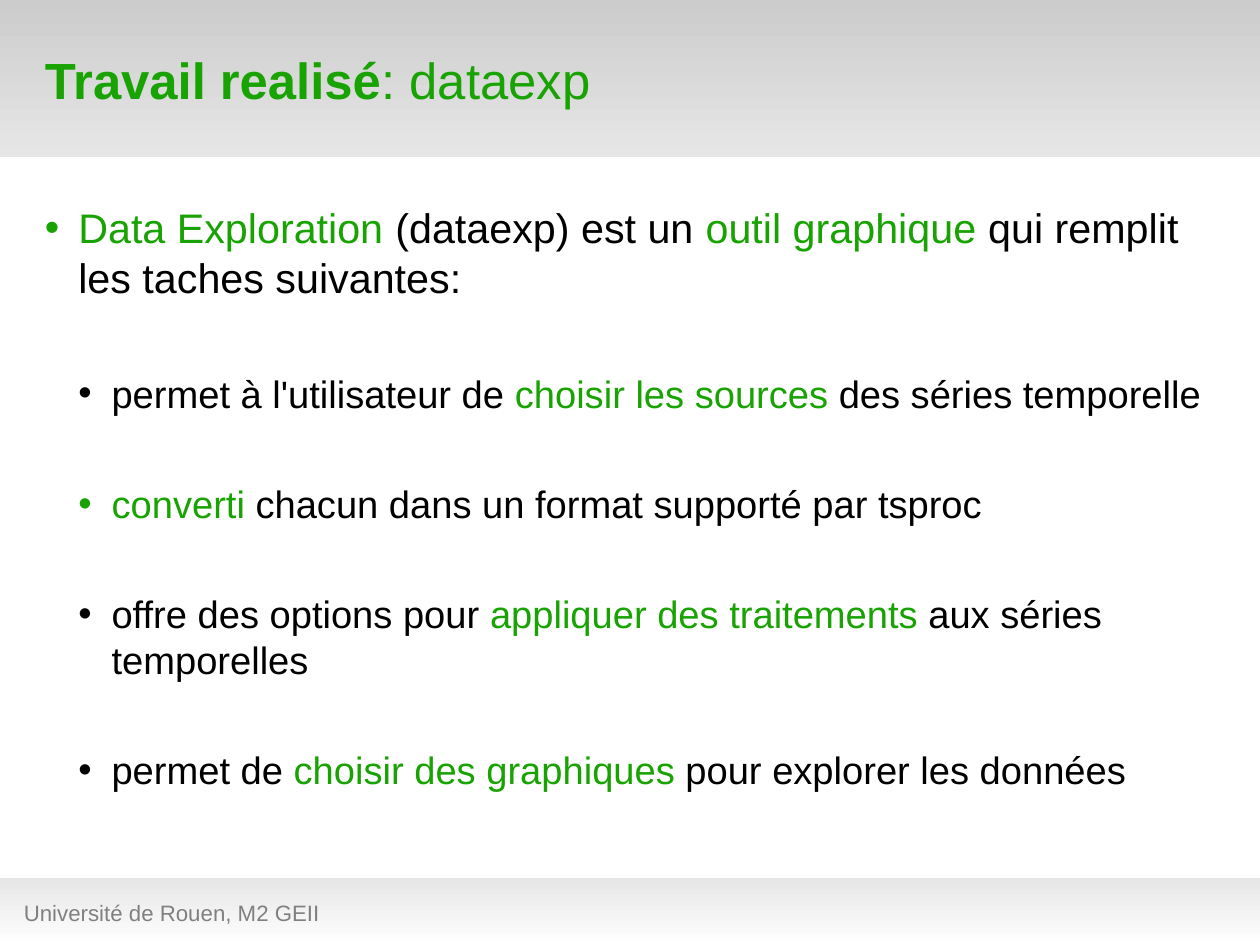
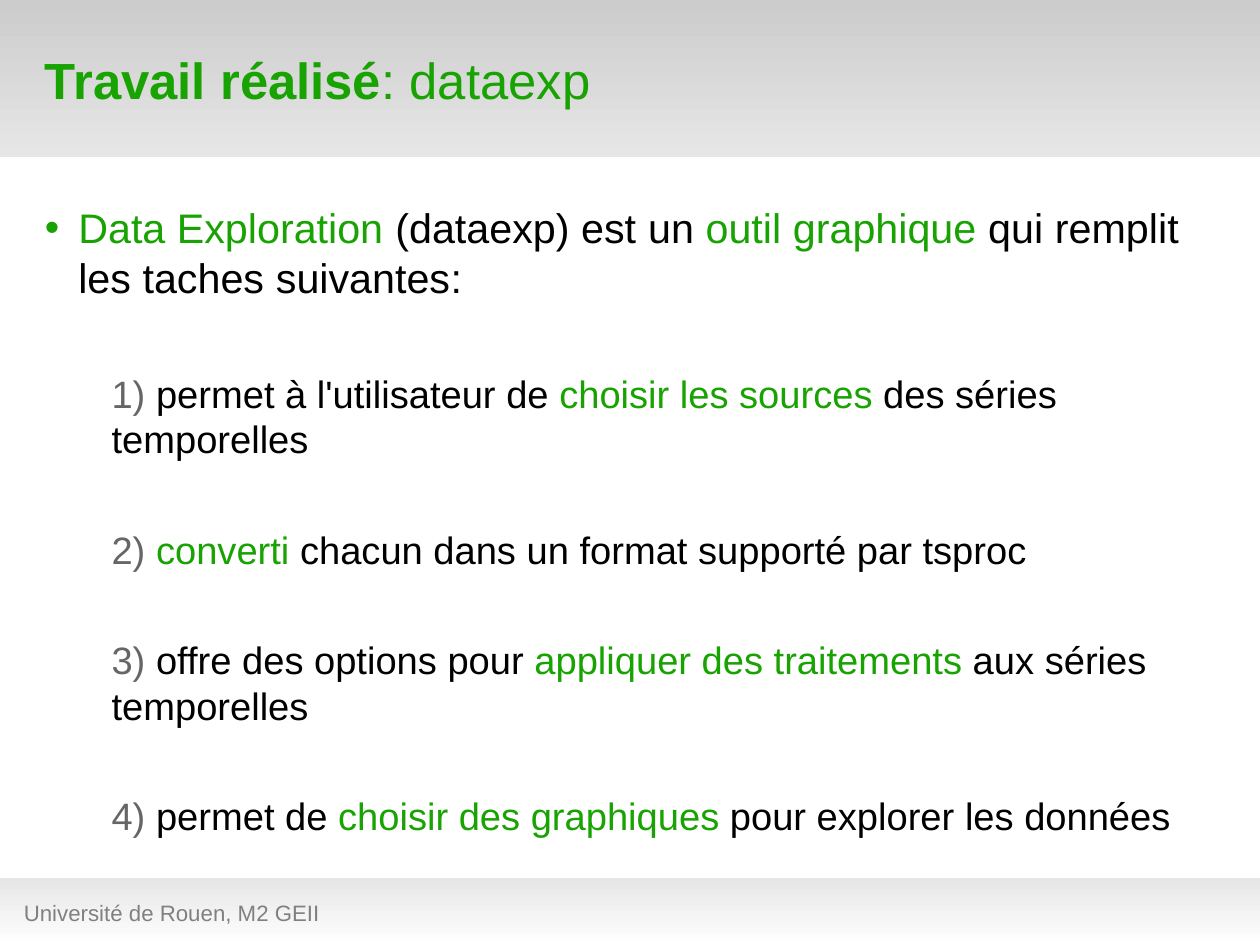
Before and after one commit to hanzenok/dataexp, a slide deck: slide 16 of presentation/test_green7.odp (slide 15 before the commit). Drawn at 1260x945 pixels with LibreOffice and Linux fonts; fonts in the diff are those of the drawing; background and template pictures are left out. Boxes give left, top, right and bottom in pixels: in the first picture for what was removed or moved away, otherwise in the second. Text is boxed around its words. In the diff, an @@ line names an element or a change of style, - is before the commit and + after.

```diff
--- a/presentation/test_green7.odp
+++ b/presentation/test_green7.odp
@@ title at bbox=[45, 61, 591, 109]: text changed @@
-Travail realisé: dataexp
+Travail réalisé: dataexp
@@ text at bbox=[112, 380, 1170, 838]: text changed @@
-  • permet à l'utilisateur de choisir les sources des séries temporelle
-  • converti chacun dans un format supporté par tsproc
-  • offre des options pour appliquer des traitements aux séries temporelles
-  • permet de choisir des graphiques pour explorer les données
+  1) permet à l'utilisateur de choisir les sources des séries temporelles
+  2) converti chacun dans un format supporté par tsproc
+  3) offre des options pour appliquer des traitements aux séries temporelles
+  4) permet de choisir des graphiques pour explorer les données
```
Also in this commit, not shown: 8 other slides changed, 1 slide added, 2 other files.
